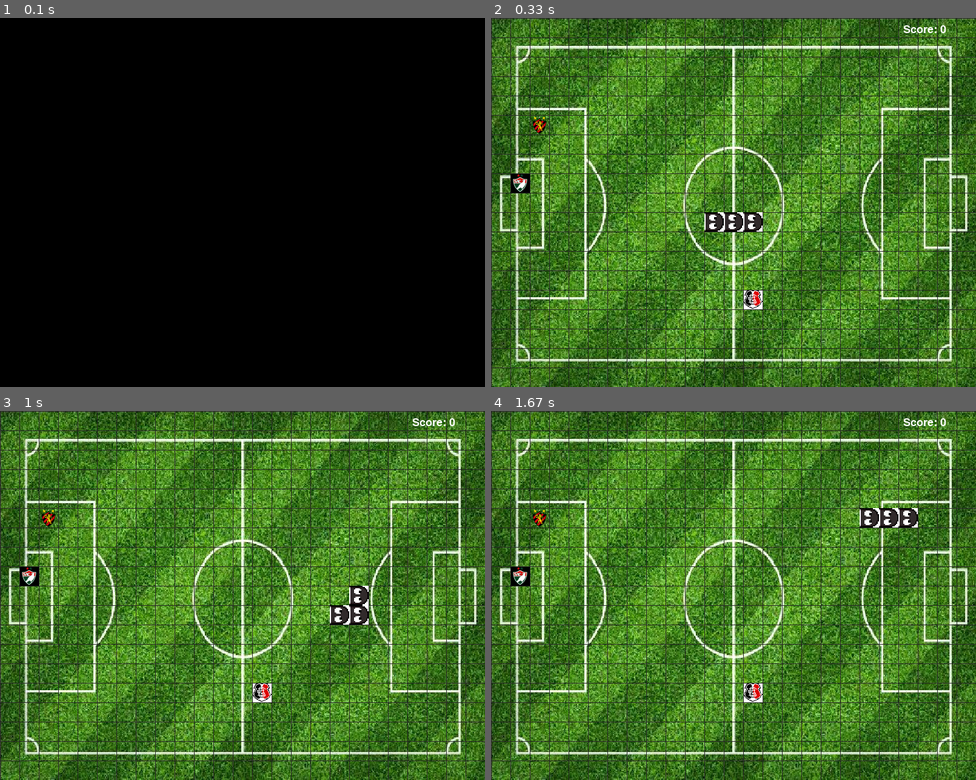
Above: before the commit, frames 1-4 (two rows, left to right).
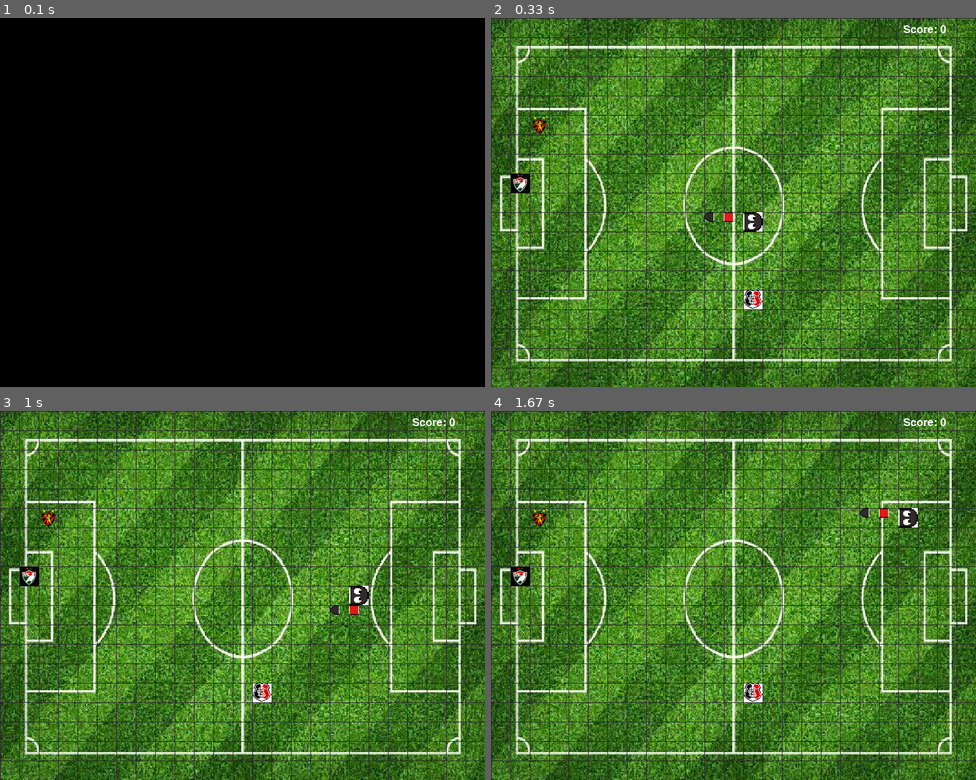
Above: after the commit, the same moments.

Repository: scan4364/Projeto-Equipe-6-IP
Game: pygame game, started from cobracoral.py
Same seed, same stepped clock (60 frames per second), same inputs: the game is played once before the commit and once after it.
Inputs:
- Up to frame 1 (0.1 s): no input
- Up to frame 2 (0.33 s): no input
- Up to frame 3 (1 s): hold Up from 0.83 s (still down)
- Up to frame 4 (1.67 s): release Up at 1.3 s; hold Right from 1.33 s (still down)

Frame 1 is identical in both runs. In frame 2, 0.4% of the frame differs, in the area x 44-52%, y 52-58%; in frame 3, 0.4%, in the area x 68-76%, y 52-58%; in frame 4, 0.4%.

Commit message:
feature(cobracoral): adicionando corpo e texturas da cobra

Diff:
--- a/cobracoral.py
+++ b/cobracoral.py
@@ -8,6 +8,7 @@
 SALGUEIROIMG = pygame.image.load('SALGUEIRO.png')
 cobracabeca = pygame.image.load('cabecacobra.png')
 
+
 # Helper functions
 # função que escolhe um lugar aleatoria para o spw dos times
 def on_grid_random():
@@ -34,7 +35,12 @@
 #define nossa cobra em tamanho e skin
 snake = [(320, 320), (352, 320), (384,320)]
 # a skin tem que ser umaimagem 32x que vai ser o tanho real do objerto para a colisão funcianar corretamente
-snake_skin = cobracabeca
+snake_head = cobracabeca
+snake_corpo_verm = pygame.image.load('c_corpo_verm.png')
+snake_corpo_preto = pygame.image.load('c_corpo_preto.png')
+snake_cauda_verm = pygame.image.load('c_cauda_verm.png')
+snake_cauda_preto = pygame.image.load('c_cauda_preto.png')
+
 # snake_skin = pygame.Surface((32,32))
 # snake_skin.fill((255,0,255)) #White
 
@@ -161,7 +167,21 @@
 
     # atualiza a posiçãode cada pedaço da cobra na tela
     for pos in snake:
-        screen.blit(snake_skin,pos)
+        #cabeça da cobra
+        if snake.index(pos) == 0:
+            screen.blit(snake_head,pos)
+        #cauda da cobra
+        elif snake.index(pos) == len(snake) - 1:
+            #a cor da cauda muda de acordo com o tamanho da cobra
+            if len(snake)%2 == 1:
+                screen.blit(snake_cauda_preto,pos)
+            else:
+                screen.blit(snake_cauda_verm,pos)
+        #corpo da cobra que recebe vermelho nas posições impares e preto nas pares (cabeça é 0)
+        elif snake.index(pos)%2 != 0:
+            screen.blit(snake_corpo_verm,pos)
+        else:
+            screen.blit(snake_corpo_preto,pos)
 
     #comando mais importante o de update da tele, garante que ao final do grande while e vonsiga mostrar tudo que aconteu na tela
     pygame.display.update()
Binary file added: c_cabeca.png
Binary file added: c_cabeca_morreu.png
Binary file added: c_cauda_preto.png
Binary file added: c_cauda_verm.png
Binary file added: c_corpo_preto.png
Binary file added: c_corpo_verm.png
Binary file added: c_dobra_preto.png
Binary file added: c_dobra_verm.png
Binary file added: i_bola.png
Binary file added: i_bomba.png
